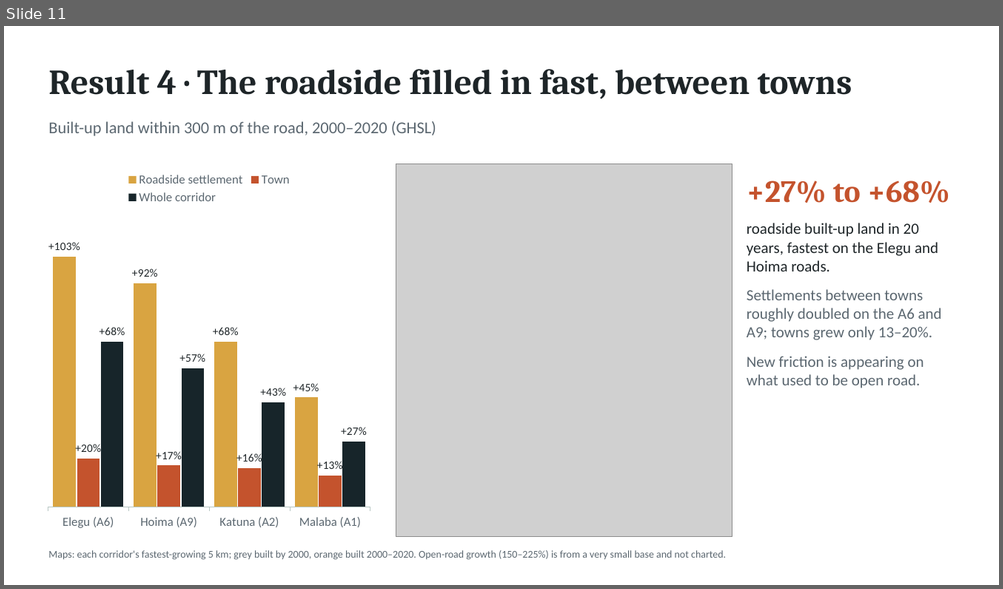
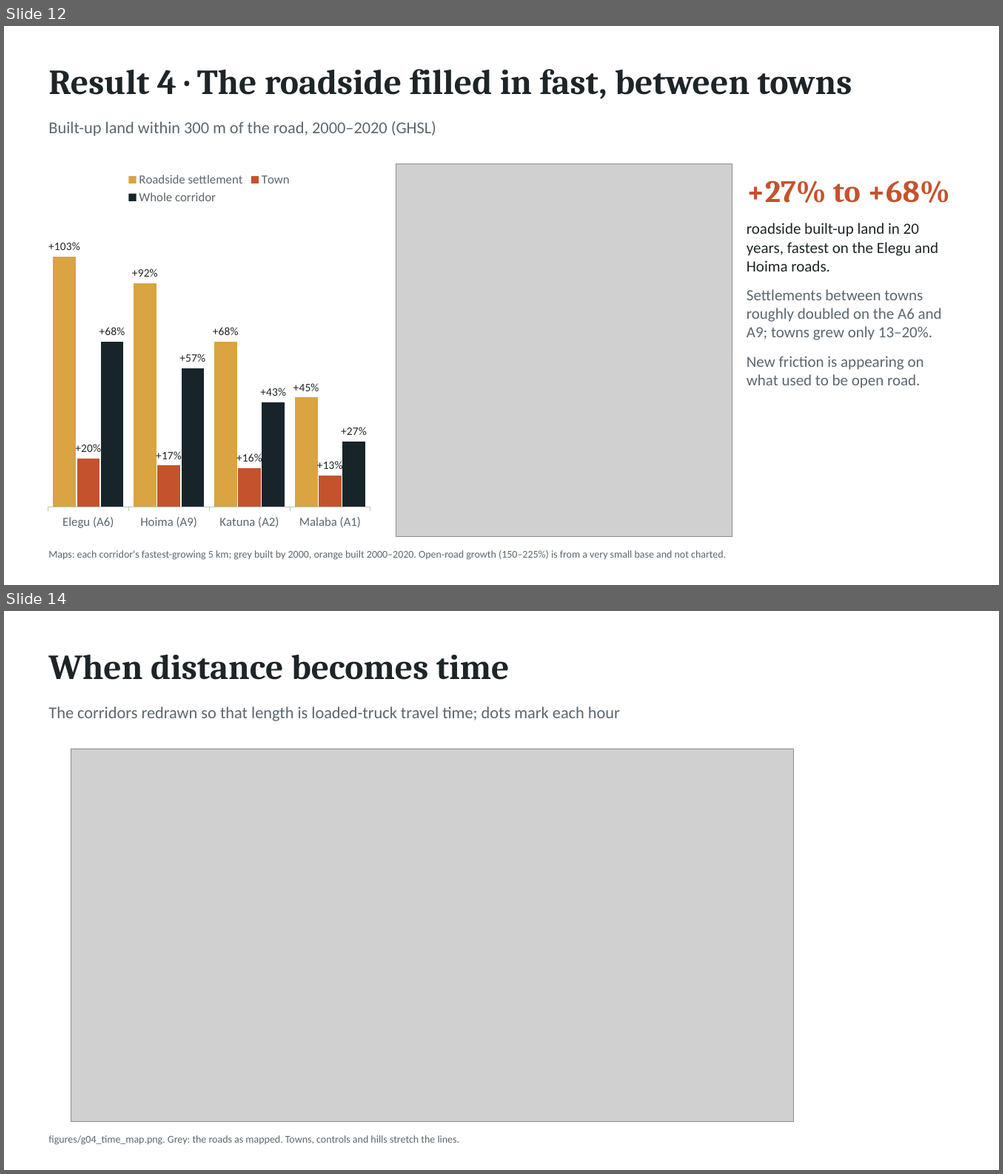
Before and after one commit to gavacharles/uganda-trade-corridors, a slide deck: presentation/highways_high_streets.pptx. Shown one above the other, each under a label of ours: slide 11 before the commit, slides 12 and 14 after it; the slides between them are not shown. The pictures are 1003x589 and 1003x1174 pixels, drawn with LibreOffice and Linux fonts; fonts in the diff are those of the drawing; grey boxes stand for pictures. Boxes give left, top, right and bottom in pixels: in the first picture for what was removed or moved away, otherwise in the second. Text is boxed around its words. In the diff, an @@ line names an element or a change of style, - is before the commit and + after.

```diff
--- a/presentation/highways_high_streets.pptx
+++ b/presentation/highways_high_streets.pptx
@@ slide 14 added at [4, 611, 999, 1170], background #FFFFFF @@
@@ text added at [48, 655, 509, 680], 34 pt, text #1E2528, bold @@
+When distance becomes time
@@ text added at [48, 706, 620, 721], 16 pt, text #5B6770 @@
+The corridors redrawn so that length is loaded-truck travel time; dots mark each hour
@@ picture added at [71, 749, 794, 1122] @@
@@ text added at [48, 1136, 460, 1145], 10 pt, text #5B6770 @@
+figures/g04_time_map.png. Grey: the roads as mapped. Towns, controls and hills stretch the lines.
@@ what was slide 11 is now slide 12 @@
```
Also in this commit, not shown: 3 slides changed, 5 other slides added, 20 other files.
